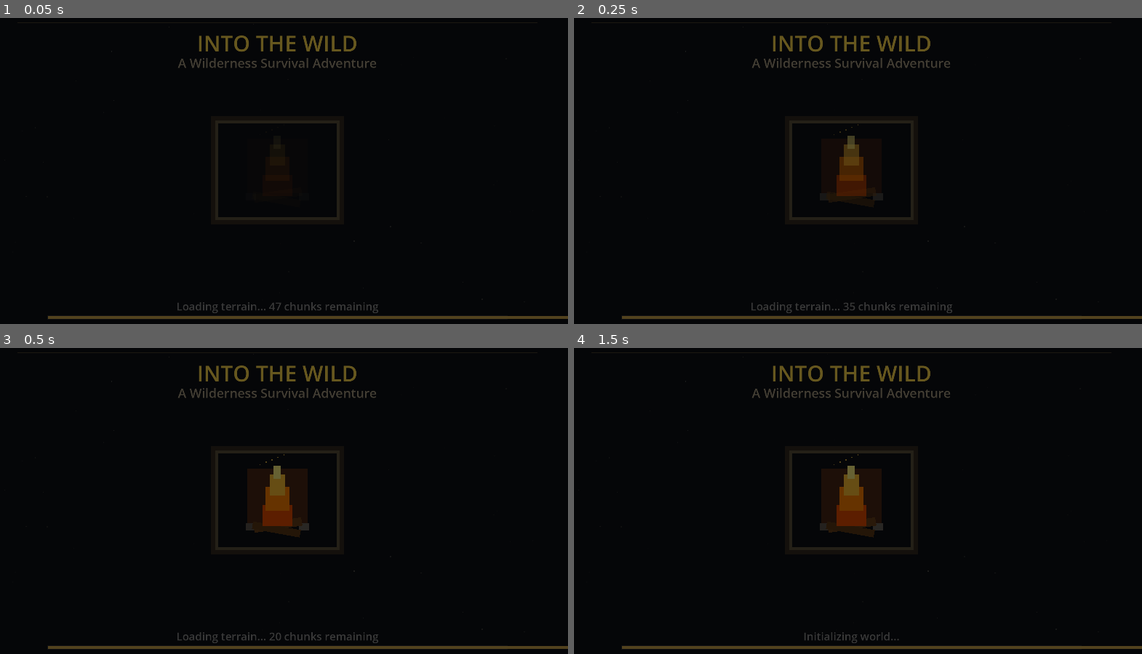
Above: before the commit, frames 1-4 (two rows, left to right).
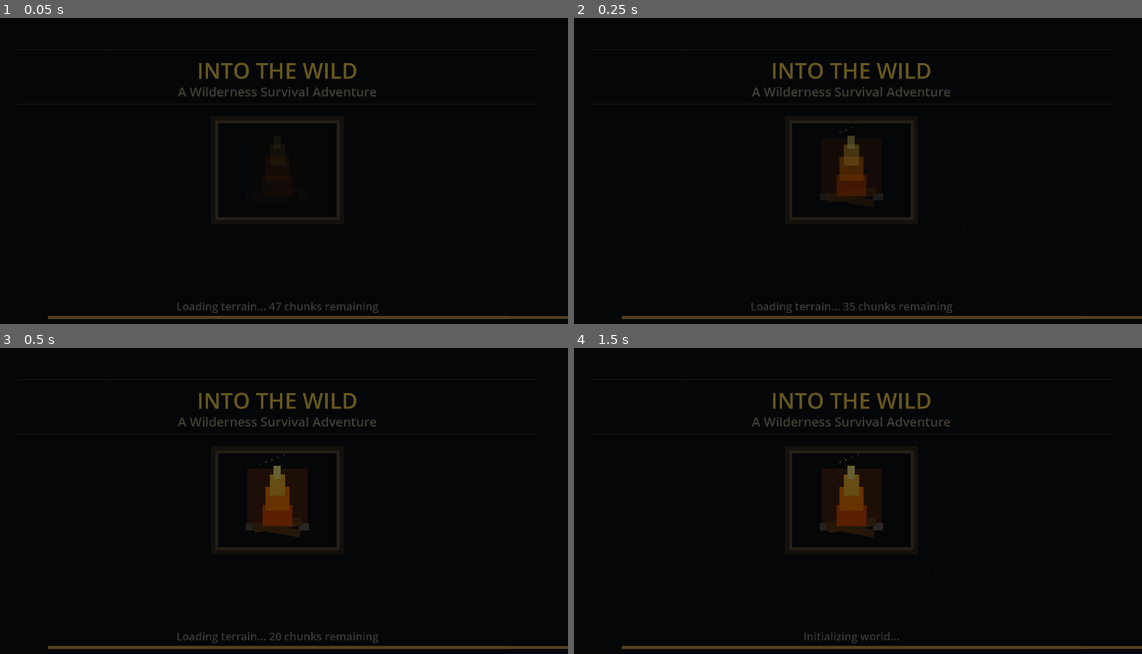
Above: after the commit, the same moments.

Repository: adchamberlain/into-the-wild
Game: Godot game, scene res://scenes/main.tscn
Two runs of this game, one before a commit and one after it. Both use one fixed random seed, a clock stepped at 60 frames per second and the inputs below.
Inputs (mouse positions are in pixels of both pictures, inside the frame that each line leads up to):
- Up to frame 1 (0.05 s): no input
- Up to frame 2 (0.25 s): no input
- Up to frame 3 (0.5 s): no input
- Up to frame 4 (1.5 s): tap Enter at 0.5 s; move the mouse to (880, 497) at 0.52 s; hold F (eat) 0.53-1.28 s; hold W (move_forward) from 0.53 s (still down); click (880, 497) at 0.67 s; tap Space (jump) at 0.77, 1.07, 1.25 s; move the mouse to (823, 501) at 1.27 s; tap E (interact) at 1.35 s

The runs differ from the first frame. In frame 1, 1.8% of the frame differs, in the area x 31-67%, y 5-26%; in frame 2, 1.8%; in frame 3, 1.8%; in frame 4, 1.8%.

Commit message:
Move title lower on loading screen for better visual balance
Position title, subtitle, and decorative lines ~90px lower so the
title screen looks more like a professional game splash screen.

Co-Authored-By: Claude Opus 4.5 <noreply@anthropic.com>

Diff:
--- a/scripts/ui/loading_screen.gd
+++ b/scripts/ui/loading_screen.gd
@@ -67,8 +67,8 @@
 	var top_line := ColorRect.new()
 	top_line.color = Color(0.6, 0.5, 0.3, 0.4)
 	top_line.set_anchors_preset(Control.PRESET_TOP_WIDE)
-	top_line.offset_top = 50
-	top_line.offset_bottom = 52
+	top_line.offset_top = 140
+	top_line.offset_bottom = 142
 	top_line.offset_left = 100
 	top_line.offset_right = -100
 	root_control.add_child(top_line)
@@ -79,8 +79,8 @@
 	title_label.horizontal_alignment = HORIZONTAL_ALIGNMENT_CENTER
 	title_label.vertical_alignment = VERTICAL_ALIGNMENT_CENTER
 	title_label.set_anchors_preset(Control.PRESET_TOP_WIDE)
-	title_label.offset_top = 70
-	title_label.offset_bottom = 150
+	title_label.offset_top = 160
+	title_label.offset_bottom = 250
 	title_label.add_theme_font_size_override("font_size", 72)
 	title_label.add_theme_color_override("font_color", Color(1.0, 0.85, 0.3))
 	root_control.add_child(title_label)
@@ -91,8 +91,8 @@
 	subtitle_label.horizontal_alignment = HORIZONTAL_ALIGNMENT_CENTER
 	subtitle_label.vertical_alignment = VERTICAL_ALIGNMENT_CENTER
 	subtitle_label.set_anchors_preset(Control.PRESET_TOP_WIDE)
-	subtitle_label.offset_top = 155
-	subtitle_label.offset_bottom = 215
+	subtitle_label.offset_top = 250
+	subtitle_label.offset_bottom = 310
 	subtitle_label.add_theme_font_size_override("font_size", 42)
 	subtitle_label.add_theme_color_override("font_color", Color(0.65, 0.6, 0.5))
 	root_control.add_child(subtitle_label)
@@ -101,8 +101,8 @@
 	var top_line2 := ColorRect.new()
 	top_line2.color = Color(0.6, 0.5, 0.3, 0.4)
 	top_line2.set_anchors_preset(Control.PRESET_TOP_WIDE)
-	top_line2.offset_top = 225
-	top_line2.offset_bottom = 227
+	top_line2.offset_top = 320
+	top_line2.offset_bottom = 322
 	top_line2.offset_left = 100
 	top_line2.offset_right = -100
 	root_control.add_child(top_line2)
